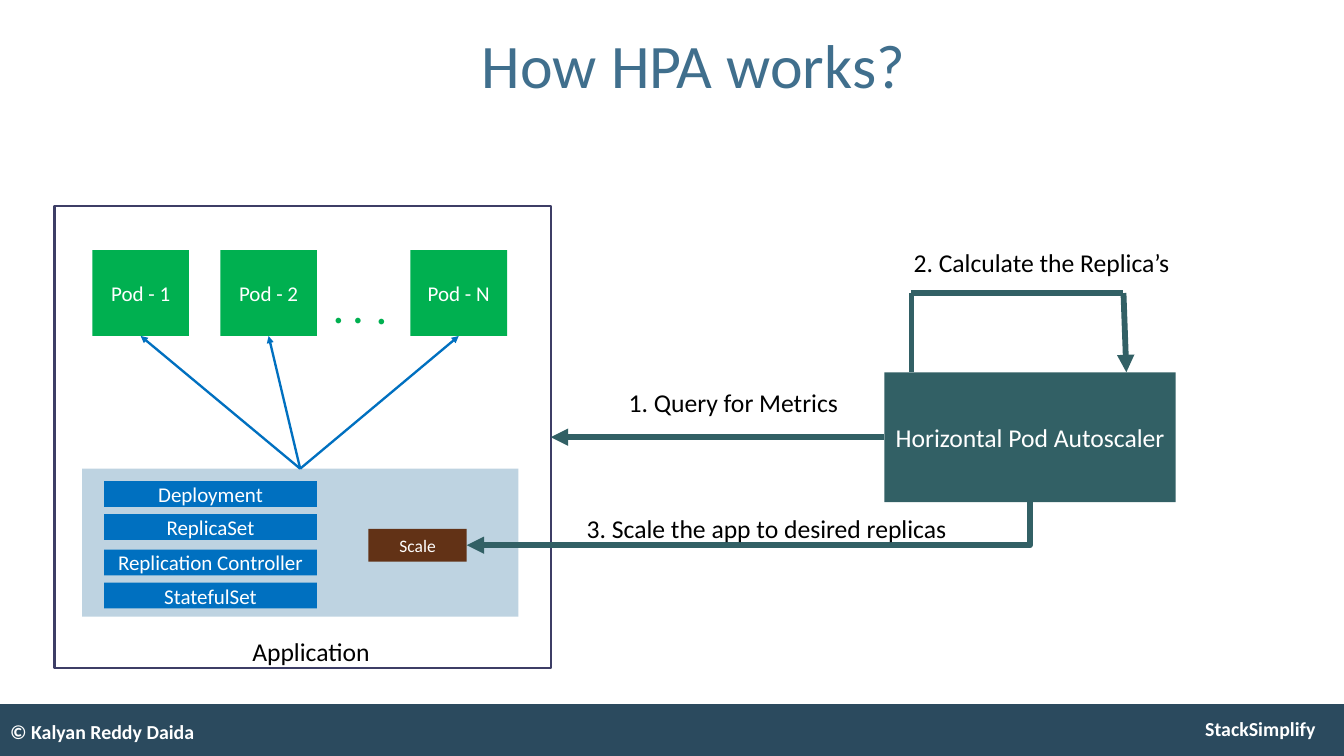
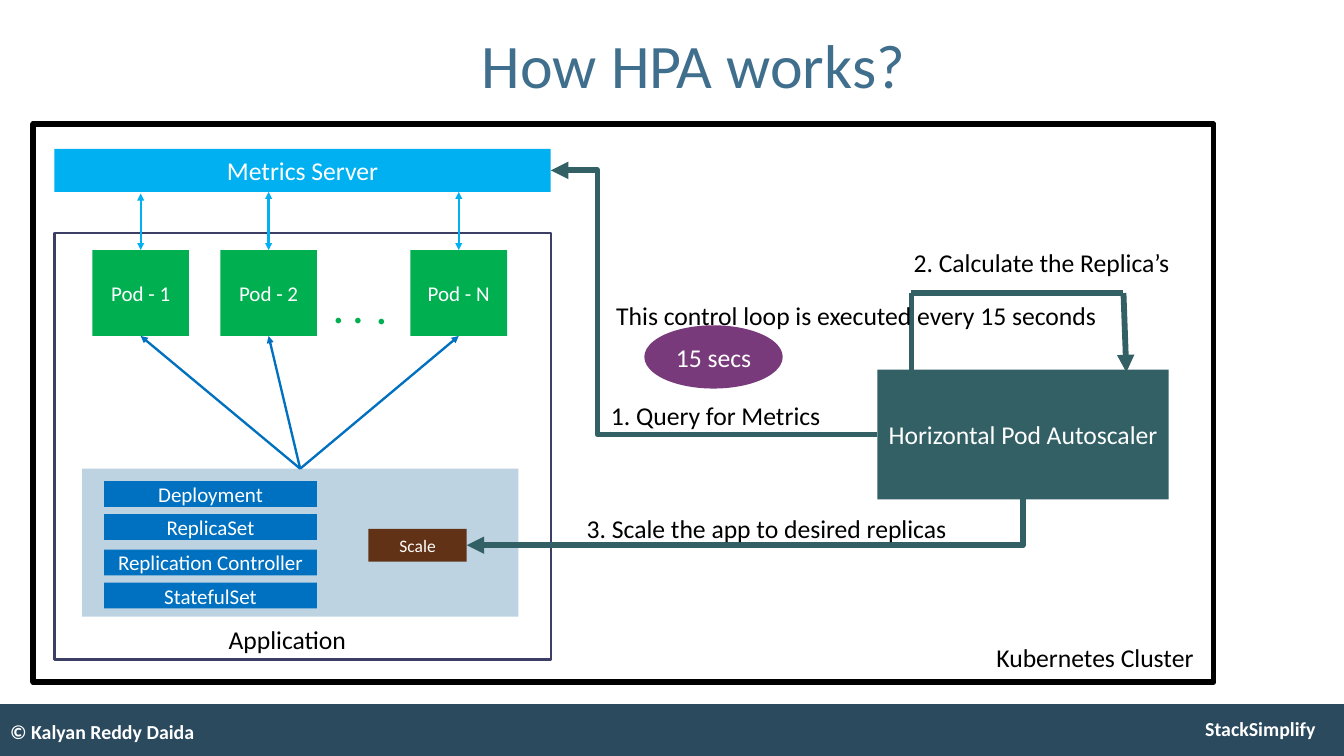
Before and after one commit to talvionyx/aws-eks-kubernetes-masterclass, a slide deck: slide 169 of presentation/AWS-Fargate-and-EKS-Masterclass.pptx. Drawn at 1344x756 pixels with LibreOffice and Linux fonts; fonts in the diff are those of the drawing. Boxes give left, top, right and bottom in pixels: in the first picture for what was removed or moved away, otherwise in the second. Text is boxed around its words. In the diff, an @@ line names an element or a change of style, - is before the commit and + after.

Commit message:
Welcome to Stack Simplify

```diff
--- a/presentation/AWS-Fargate-and-EKS-Masterclass.pptx
+++ b/presentation/AWS-Fargate-and-EKS-Masterclass.pptx
@@ rectangle added at [34,124,1214,682], outline #000000 5 pt @@
@@ rectangle added at [55,149,551,192], fill #00B0F0, 22 pt, text #FFFFFF @@
+Metrics Server
@@ elbow arrow added from (877, 434) to (551, 171), #326065 5 pt @@
@@ double arrow added from (141, 193) to (141, 250), #00B0F0 2 pt @@
@@ double arrow added from (269, 250) to (269, 192), #00B0F0 2 pt @@
@@ double arrow added from (459, 250) to (459, 192), #00B0F0 2 pt @@
@@ rectangle: place and size @@
-rectangle at [55,206,551,668]
+rectangle at [55,233,551,659]
@@ text added at [616,304,1096,331], 22 pt, text #000000 @@
+This control loop is executed every 15 seconds
@@ ellipse added at [644,325,783,388], fill #783A7A, 22 pt, text #FFFFFF @@
+15 secs
@@ rectangle "Horizontal Pod Autoscaler": place and size @@
-rectangle "Horizontal Pod Autoscaler" at [885,372,1176,502]
+rectangle "Horizontal Pod Autoscaler" at [877,370,1168,500]
@@ text "1. Query for Metrics": place and size @@
-text "1. Query for Metrics" at [629,394,838,416]
+text "1. Query for Metrics" at [611,407,820,429]
@@ arrow removed from (885, 437) to (551, 437) @@
@@ elbow arrow moved from (1030, 502) - (467, 545) to (1023, 500) - (467, 545) @@
@@ text "Application": place and size @@
-text "Application" at [252,643,369,665]
+text "Application" at [229,631,346,653]
@@ text added at [996,649,1194,668], 22 pt, text #000000 @@
+Kubernetes Cluster
```
